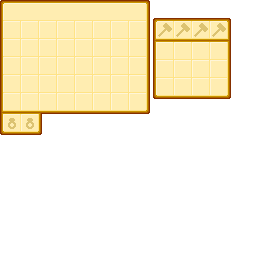
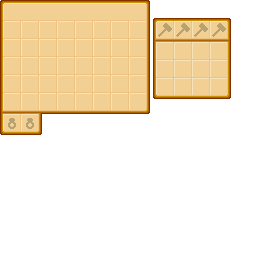
Layered file, before and after one edit (256×256). Changes by layer:
painted on "Layer 43" over box(3, 3, 228, 132)
